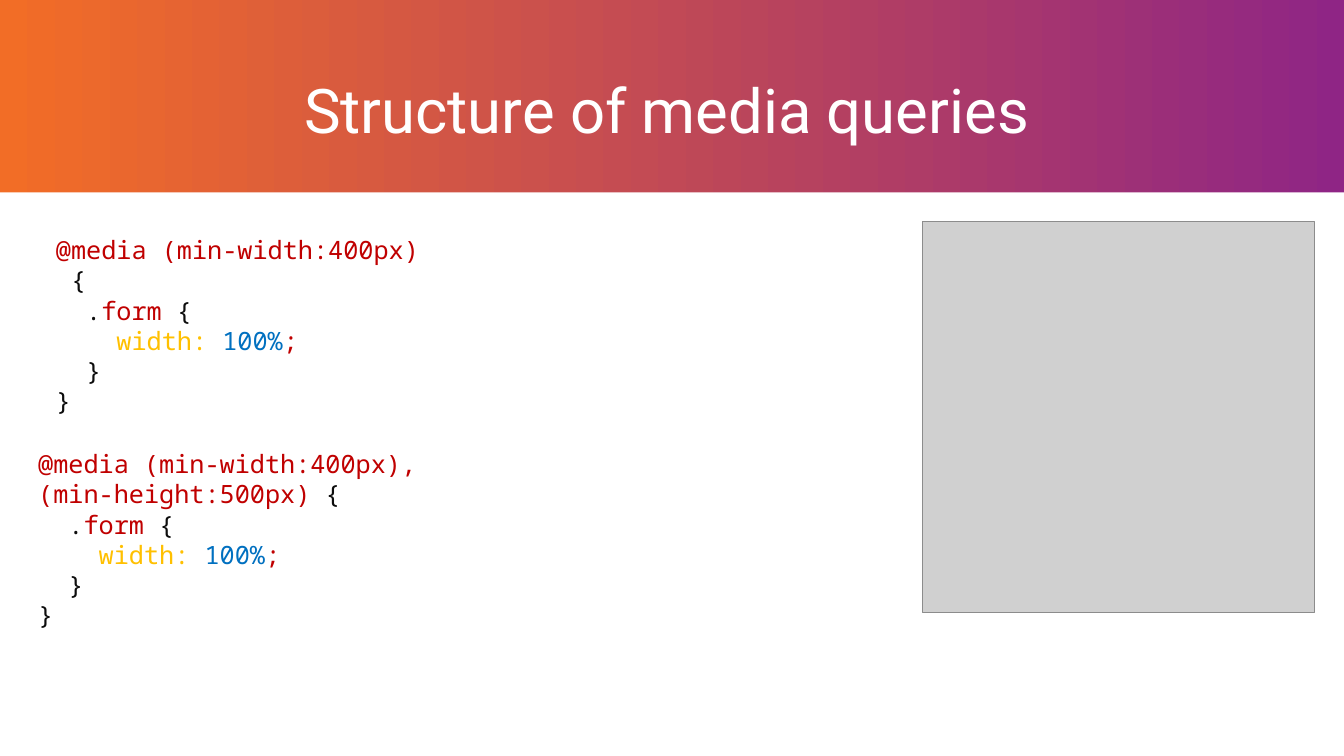
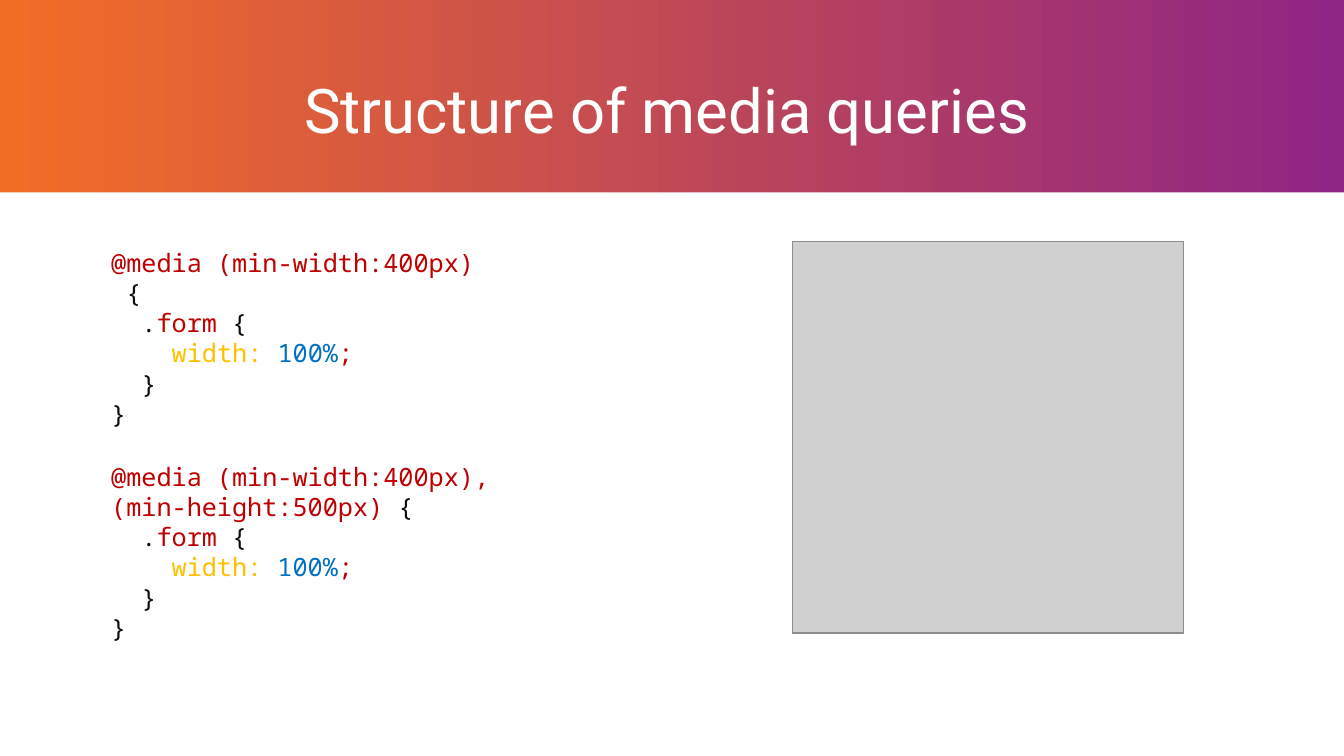
Before and after one commit to Taras-SS/Topics, a slide deck: slide 12 of responsive_design.pptx. Drawn at 1344x756 pixels with LibreOffice and Linux fonts; fonts in the diff are those of the drawing; grey boxes stand for pictures; background and template pictures are left out. Boxes give left, top, right and bottom in pixels: in the first picture for what was removed or moved away, otherwise in the second. Text is boxed around its words. In the diff, an @@ line names an element or a change of style, - is before the commit and + after.

```diff
--- a/responsive_design.pptx
+++ b/responsive_design.pptx
@@ text "@media (min-width:400px) { .form { ..." moved from (x1=56, y1=240, x2=419, y2=354) to (x1=111, y1=253, x2=474, y2=366) @@
@@ picture moved from (x1=923, y1=222, x2=1315, y2=613) to (x1=792, y1=242, x2=1185, y2=633) @@
@@ text "@media (min-width:400px)," moved from (x1=38, y1=454, x2=416, y2=568) to (x1=111, y1=467, x2=489, y2=580) @@
```
Also in this commit, not shown: 4 other slides changed, 1 slide added.
